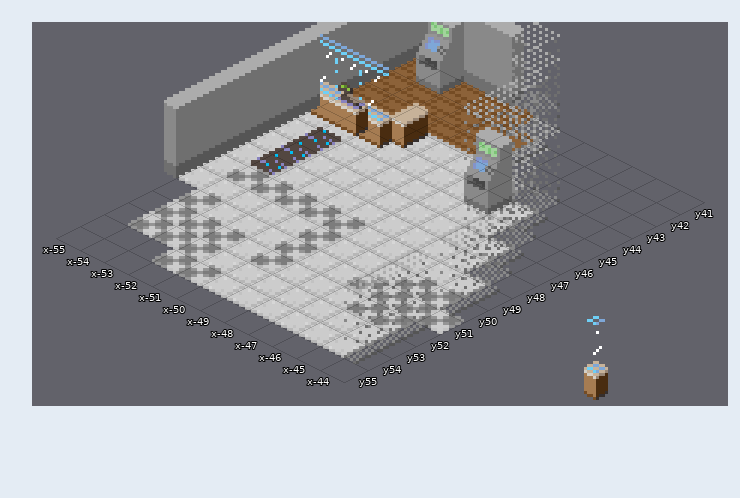
Two states of a Tiled map, Assets/Levels/TaskTestMap.tmx. That is the earlier state.
Cells are 16x8 px. Isometric: x runs down to the right, y down to the left. Shown: x -55..-44, y 41..55.
And afterwards:
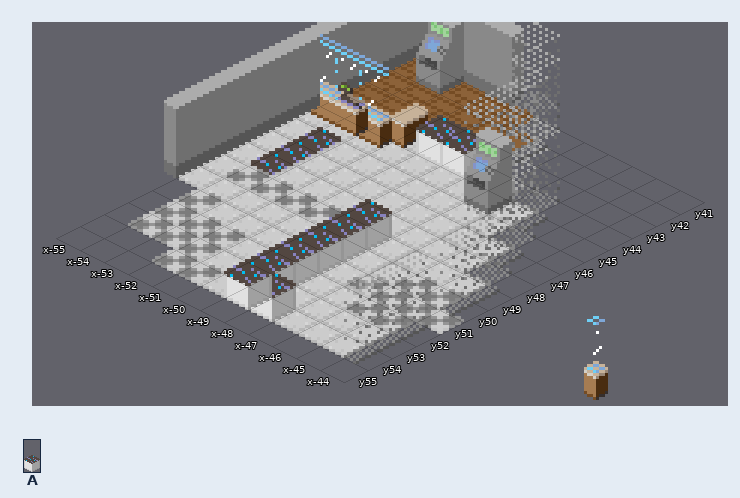
Key: from "FloorTiles": A 14.
Objects are placed by the point they stand on, in cells (3,4 is the top-left corner of cell 3,4); size is 1x1 cell unless given.
The author wrote: npc off limits zones
The exact change:
Layer "OffLimits" (added):
added: A at -50,45 size 1x4
added: A at -49,45 size 1x4
added: A at -48,50 size 1x4
added: A at -48,51 size 1x4
added: A at -48,52 size 1x4
added: A at -48,53 size 1x4
added: A at -48,54 size 1x4
added: A at -47,55 size 1x4
added: A at -48,55 size 1x4
Where, in picture pixels (left, top, right, bottom), the same in both pictures:
added: (416, 115, 476, 178)
added: (224, 199, 392, 322)
